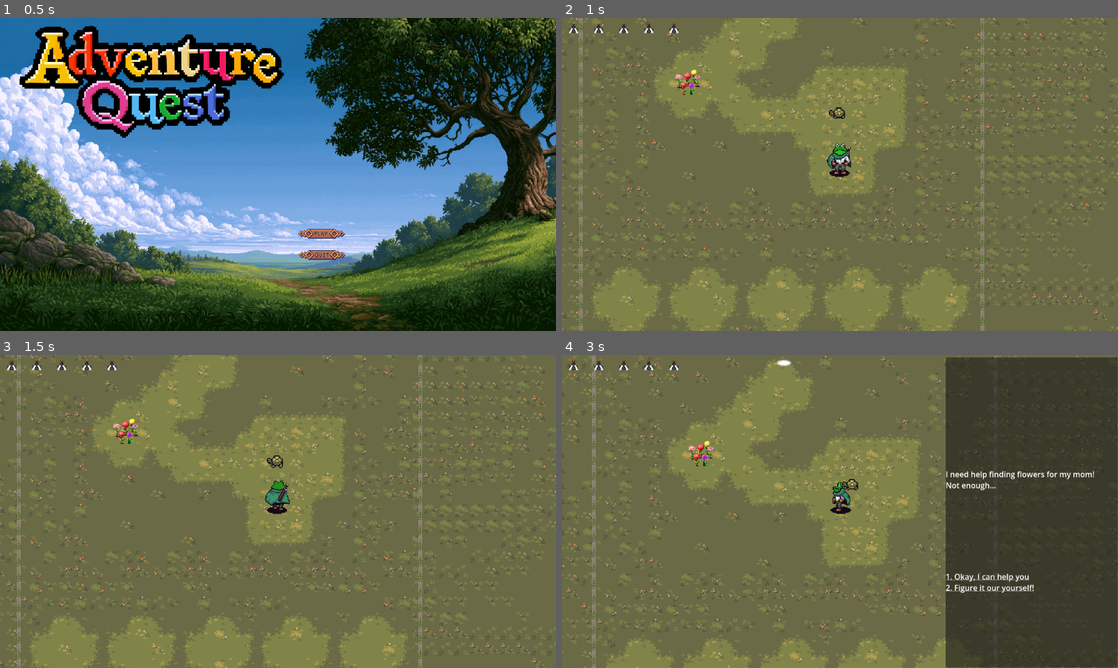
Above: before the commit, frames 1-4 (two rows, left to right).
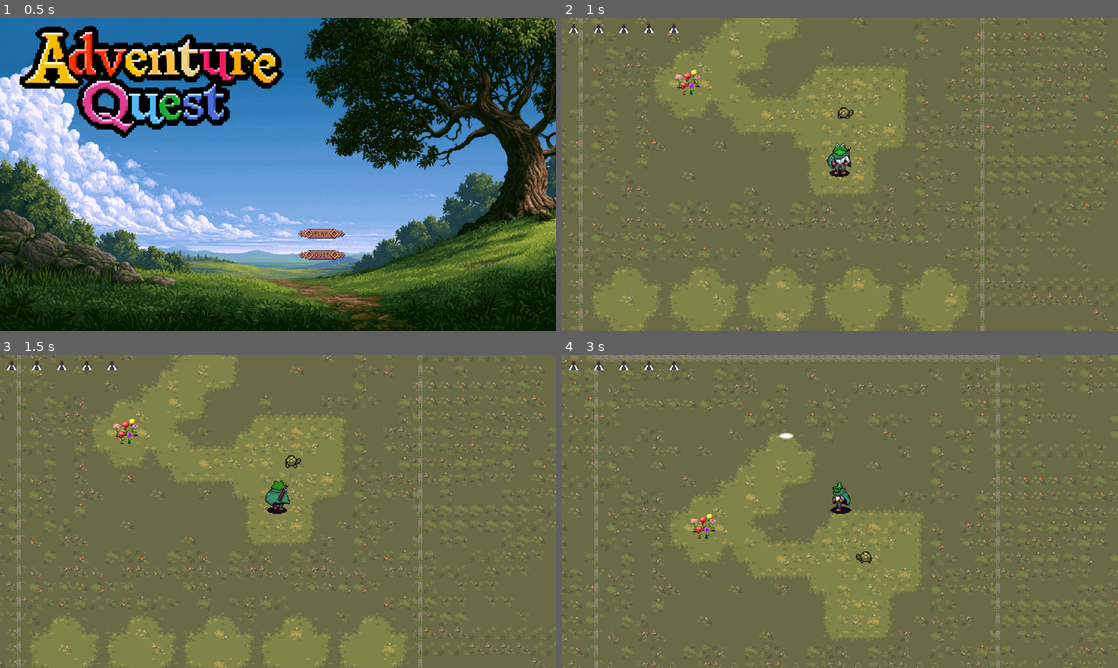
Above: after the commit, the same moments.

Repository: Teddybar5/FroggysBigDay
Game: Godot game, scene res://scenes/ui/MainMenu.tscn
Same seed, same stepped clock (60 frames per second), same inputs: the game is played once before the commit and once after it.
Inputs (mouse positions are in pixels of both pictures, inside the frame that each line leads up to):
- Up to frame 1 (0.5 s): no input
- Up to frame 2 (1 s): click (884, 233) at 0.5 s
- Up to frame 3 (1.5 s): tap Enter at 1.25 s; hold W (up) from 1.28 s (still down); hold E (interact) from 1.28 s (still down)
- Up to frame 4 (3 s): release E (interact) at 2.03 s; tap E (interact) at 2.1 s; release W (up) at 2.78 s; hold A (left) from 2.78 s (still down); hold E (interact) from 2.78 s (still down)

Frame 1 is identical in both runs. In frame 2, 0.1% of the frame differs, in the area x 48-53%, y 28-33%; in frame 3, 0.2%; in frame 4, 54%, in the area x 0-100%, y 0-100%.

Commit message:
npc walking and idle state added

Diff:
--- a/froggys-big-day/scripts/npc.gd
+++ b/froggys-big-day/scripts/npc.gd
@@ -1,4 +1,10 @@
 class_name NPC extends CharacterBody2D
+
+#for movement
+@export var speed: float = 40.0
+@export var pace_distance: float = 40.0
+var direction: int = 1
+var start_x: float
 
 var player_in_range = false
 var has_talked = false
@@ -12,8 +18,31 @@
 
 # Called when the node enters the scene tree for the first time.
 func _ready() -> void:
+	start_x = global_position.x
 	animation_player.play("idle")
 	dialogue_scroll_box.hide()
+
+func _physics_process(_delta: float) -> void:
+	if player_in_range:
+		velocity.x = 0
+	else:
+		# turn around at either end of the path, or when hitting a wall
+		if global_position.x >= start_x + pace_distance:
+			direction = -1
+		elif global_position.x <= start_x - pace_distance:
+			direction = 1
+		elif is_on_wall():
+			direction *= -1
+		velocity.x = direction * speed
+	move_and_slide()
+
+	#add animation later
+	if velocity.x == 0:
+		pass
+		#animation_player.play("idle")
+	else:
+		#animation_player.play("walk")
+		$Sprite2D.flip_h = direction > 0
 
 func _on_interaction_area_body_entered(body: Node2D) -> void:
 	if body.name == "PlayerCharacter":
